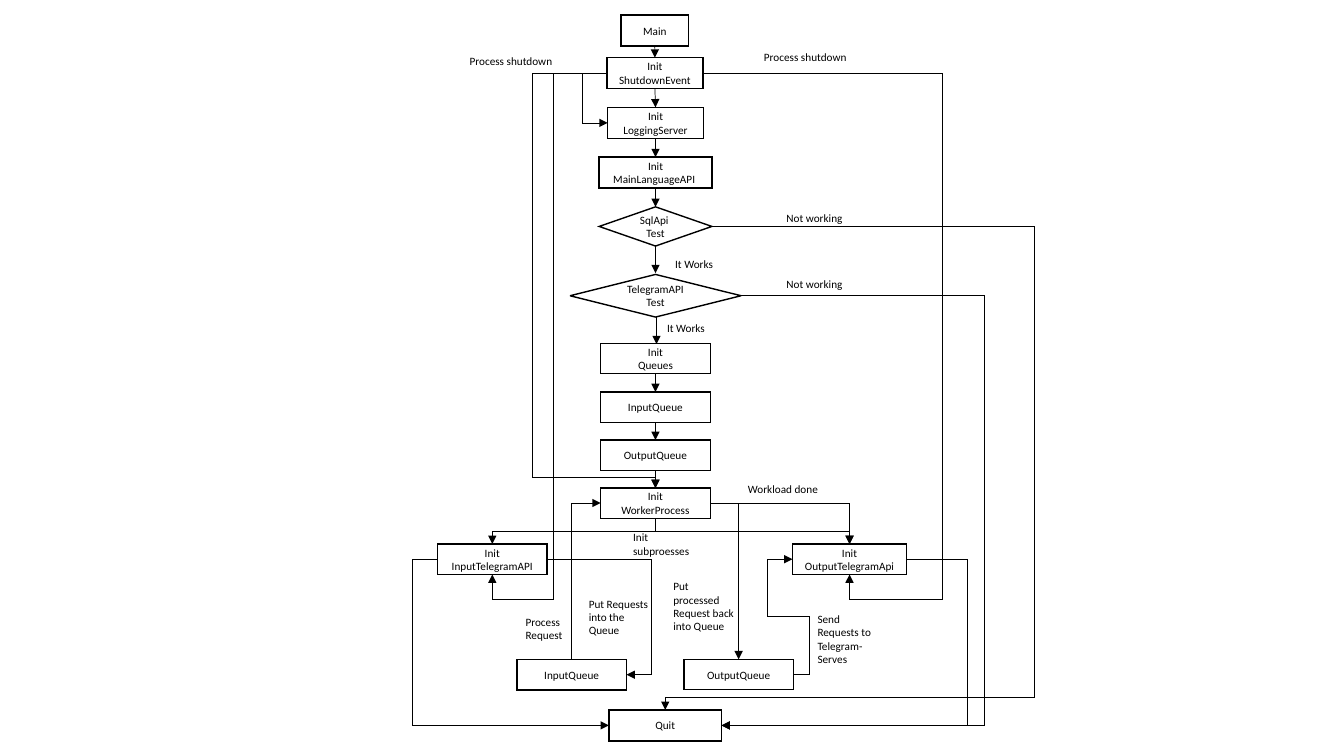
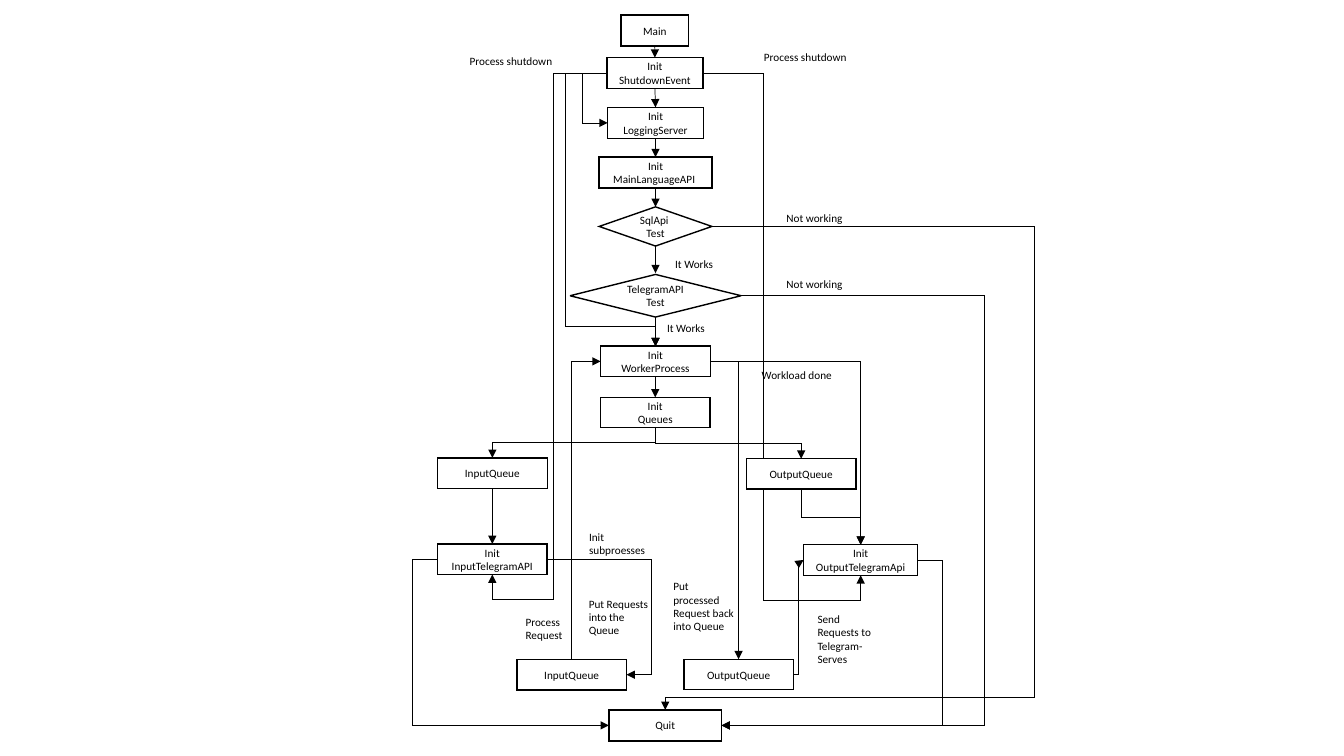
Before and after one commit to AsdwGroup/AnimeSubBot, a slide deck: slide 1 of workflows/Programworkflow.pptx. Drawn at 1344x756 pixels with LibreOffice and Linux fonts; fonts in the diff are those of the drawing. Boxes give left, top, right and bottom in pixels: in the first picture for what was removed or moved away, otherwise in the second. Text is boxed around its words. In the diff, an @@ line names an element or a change of style, - is before the commit and + after.

```diff
--- a/workflows/Programworkflow.pptx
+++ b/workflows/Programworkflow.pptx
@@ elbow arrow moved from (607, 74) - (655, 488) to (607, 74) - (655, 346) @@
@@ elbow arrow moved from (703, 74) - (850, 575) to (703, 74) - (861, 576) @@
@@ arrow moved from (655, 471) - (655, 488) to (655, 329) - (655, 346) @@
@@ rectangle "Init WorkerProcess": place and size @@
-rectangle "Init WorkerProcess" at box(601, 488, 711, 518)
+rectangle "Init WorkerProcess" at box(601, 346, 711, 376)
@@ elbow arrow moved from (572, 659) - (601, 503) to (572, 659) - (601, 362) @@
@@ arrow moved from (655, 374) - (655, 392) to (655, 377) - (655, 397) @@
@@ arrow (655, 377) - (655, 397): arrow to elbow arrow @@
@@ elbow arrow moved from (711, 503) - (739, 659) to (711, 362) - (739, 659) @@
@@ elbow arrow moved from (712, 503) - (850, 544) to (711, 362) - (861, 544) @@
@@ text "Workload done" rewrapped from box(748, 485, 818, 493) to box(762, 369, 831, 382) @@
@@ rectangle "Init Queues": place and size @@
-rectangle "Init Queues" at box(601, 344, 711, 374)
+rectangle "Init Queues" at box(601, 397, 711, 427)
@@ elbow arrow added from (655, 427) to (492, 458), #000000 0.5 pt @@
@@ elbow arrow moved from (655, 518) - (850, 544) to (655, 427) - (802, 459) @@
@@ arrow removed from (655, 422) to (655, 440) @@
@@ rectangle "InputQueue": place and size @@
-rectangle "InputQueue" at box(601, 392, 711, 422)
+rectangle "InputQueue" at box(438, 458, 547, 488)
@@ rectangle "OutputQueue": place and size @@
-rectangle "OutputQueue" at box(601, 440, 711, 470)
+rectangle "OutputQueue" at box(746, 459, 856, 489)
@@ elbow arrow moved from (655, 518) - (492, 544) to (492, 489) - (492, 544) @@
@@ elbow arrow added from (802, 489) to (861, 544), #000000 0.5 pt @@
@@ text "Init subproesses": place and size @@
-text "Init subproesses" at box(633, 533, 689, 557)
+text "Init subproesses" at box(589, 533, 645, 556)
@@ elbow arrow moved from (906, 560) - (722, 726) to (918, 561) - (722, 726) @@
@@ elbow arrow moved from (793, 675) - (792, 560) to (793, 675) - (804, 561) @@
@@ rectangle "Init OutputTelegramApi": place and size @@
-rectangle "Init OutputTelegramApi" at box(792, 544, 906, 575)
+rectangle "Init OutputTelegramApi" at box(804, 544, 918, 575)
```
Also in this commit, not shown: 17 other files.
